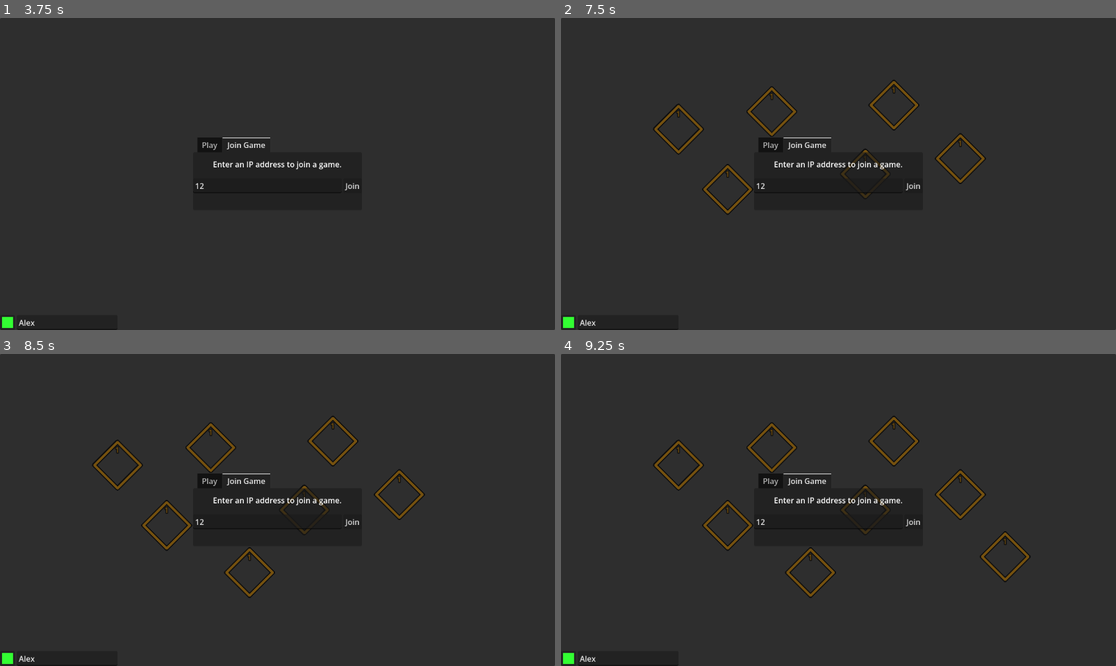
Above: before the commit, frames 1-4 (two rows, left to right).
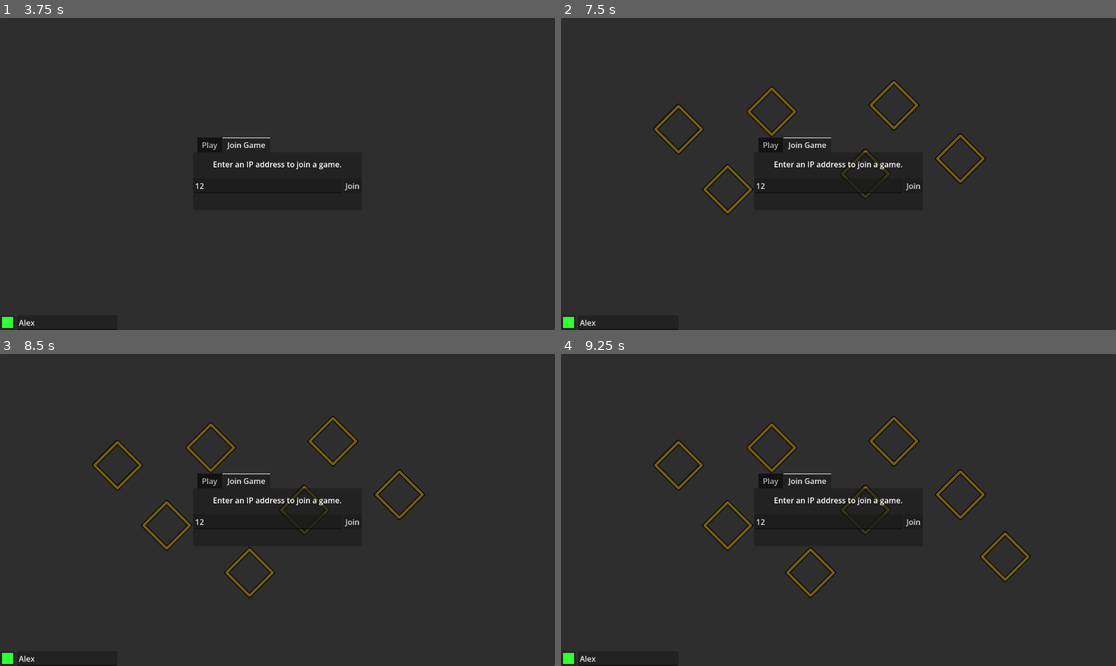
Above: after the commit, the same moments.

Repository: stacktrace-error/chunk-terrain
Game: Godot game, scene res://empty.tscn
Same seed, same stepped clock (60 frames per second), same inputs: the game is played once before the commit and once after it.
Inputs (mouse positions are in pixels of both pictures, inside the frame that each line leads up to):
- Up to frame 1 (3.75 s): click (266, 186) at 0.52 s; type "12" at 0.6 s; click (66, 323) at 0.75 s; type "Alex" at 0.83 s; click "Join" at 1.25 s; move the mouse to (249, 236) at 2.02 s; hold W (up) 2.03-3.53 s; tap Middle mouse button (ping) at 2.1, 2.85 s; move the mouse to (444, 220) at 2.77 s; move the mouse to (111, 127) at 3.52 s; press the mouse at (111, 127) at 3.53 s; hold A (left) from 3.53 s (still down)
- Up to frame 2 (7.5 s): tap Middle mouse button (ping) at 3.8, 4.55, 5.3, 6.05, 6.6, 7.35 s; move the mouse to (866, 174) at 4.27 s; release the mouse at (866, 174) at 4.28 s; right-click (866, 174) at 4.35 s; move the mouse to (755, 96) at 5.02 s; release A (left) at 5.03 s; hold S (down) 5.03-5.78 s; tap Mouse wheel up (zoom_in) at 5.1 s; move the mouse to (960, 158) at 5.77 s; hold D (right) 5.78-6.53 s; tap Mouse wheel down (zoom_out) at 5.85 s; move the mouse to (727, 189) at 6.52 s; hold W (up) 6.53-7.28 s; move the mouse to (894, 105) at 7.27 s; hold D (right) from 7.28 s (still down)
- Up to frame 3 (8.5 s): keep holding D (right); move the mouse to (249, 572) at 8.02 s; press the mouse at (249, 572) at 8.03 s; tap Middle mouse button (ping) at 8.3 s
- Up to frame 4 (9.25 s): keep holding D (right); move the mouse to (1005, 556) at 8.77 s; release the mouse at (1005, 556) at 8.78 s; right-click (1005, 556) at 8.85 s; tap Middle mouse button (ping) at 9.05 s

Frame 1 is identical in both runs. In frame 2, less than 0.1% of the frame differs, in the area x 20-73%, y 22-52%; in frame 3, less than 0.1%; in frame 4, less than 0.1%, in the area x 20-81%, y 22-67%.
Error after the commit: Out of bounds get index '1' (on base: 'Dictionary[int, Dictionary]') (res://multiplayer/g_lobby.gd:136)

Commit message:
ping markers can have a little player color, as a treat

Diff:
--- a/multiplayer/ping_marker.gd
+++ b/multiplayer/ping_marker.gd
@@ -14,7 +14,7 @@
 
 	if radius < 0: radius = default_radius
 
-	%Text.text = str("[color=orange]", player)
+	%Text.text = Lobby.get_colored_name(player)
 	%Text.position.y = -50 - radius * 0.44
 
 	var p : PackedVector2Array = points.duplicate()
@@ -22,7 +22,7 @@
 
 	%Circle.points = p
 	%CircleColor.points = p
-	%CircleColor.default_color = Color.ORANGE
+	%CircleColor.default_color = Color(Lobby.players[player].nickname_color)
 
 	var tween : Tween = create_tween()
 	tween.tween_interval(lifetime - fade_time)
